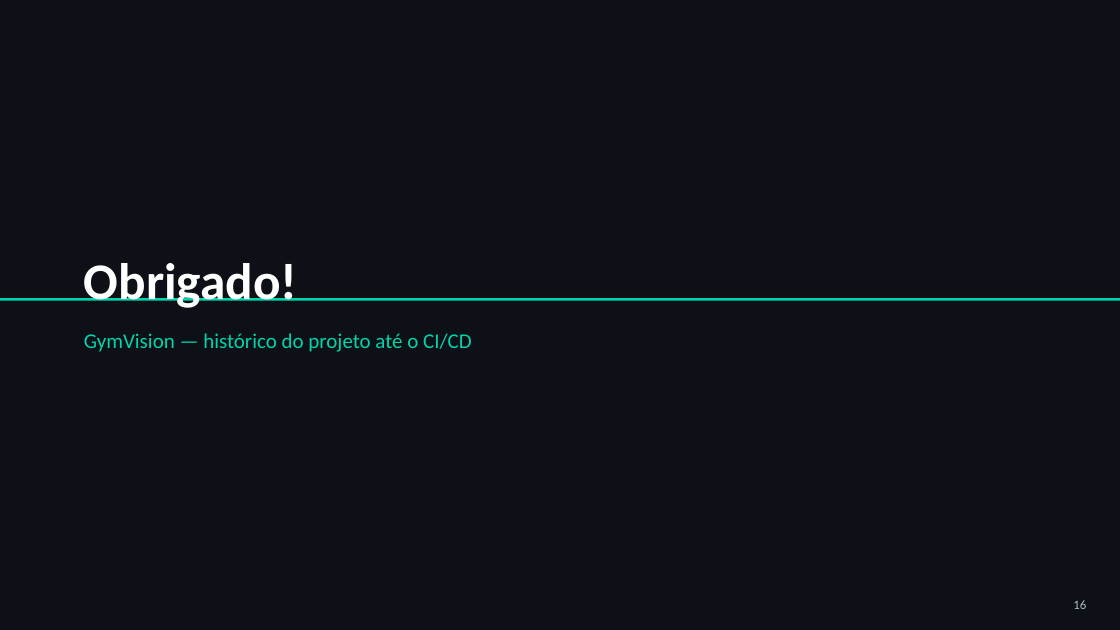
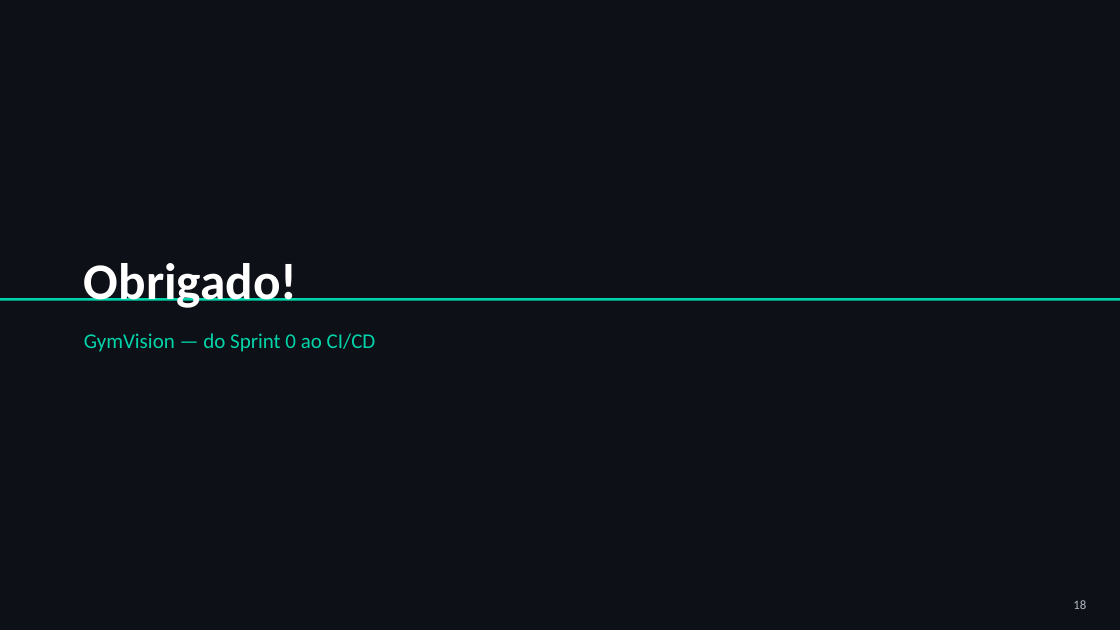
Before and after one commit to souzza-matheus/gym, a slide deck: slide 18 of GymVision_Historico_Projeto.pptx (slide 16 before the commit). Drawn at 1120x630 pixels with LibreOffice and Linux fonts; fonts in the diff are those of the drawing. Boxes give left, top, right and bottom in pixels: in the first picture for what was removed or moved away, otherwise in the second. Text is boxed around its words. In the diff, an @@ line names an element or a change of style, - is before the commit and + after.

```diff
--- a/GymVision_Historico_Projeto.pptx
+++ b/GymVision_Historico_Projeto.pptx
@@ text at box(84, 333, 376, 352): text changed @@
-GymVision — histórico do projeto até o CI/CD
+GymVision — do Sprint 0 ao CI/CD
```
Also in this commit, not shown: 11 other slides changed, 6 slides added, 4 slides removed.
